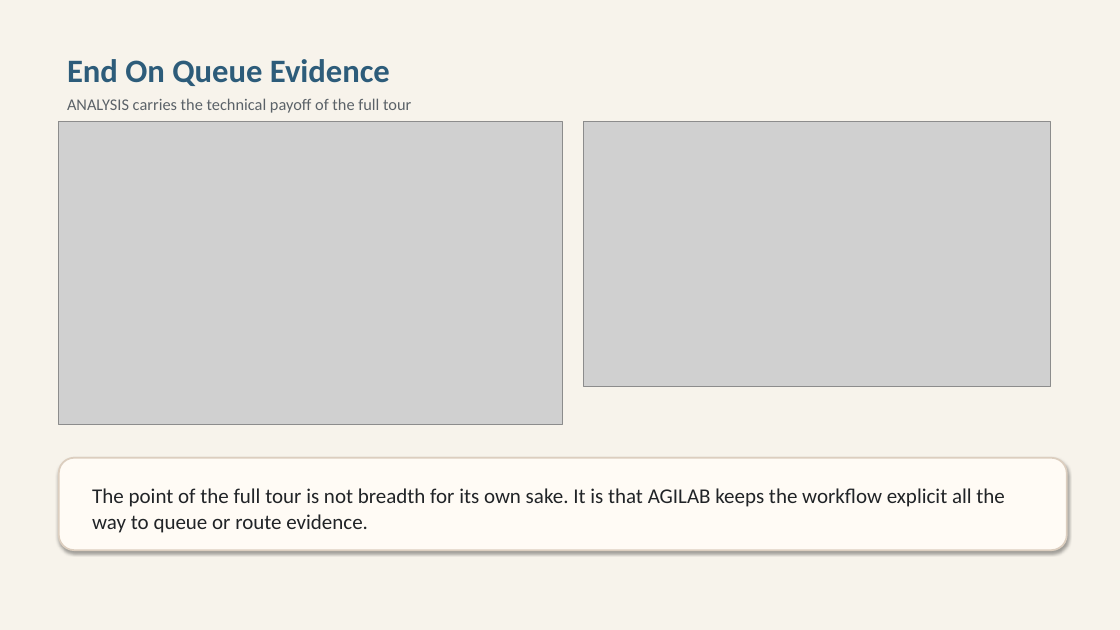
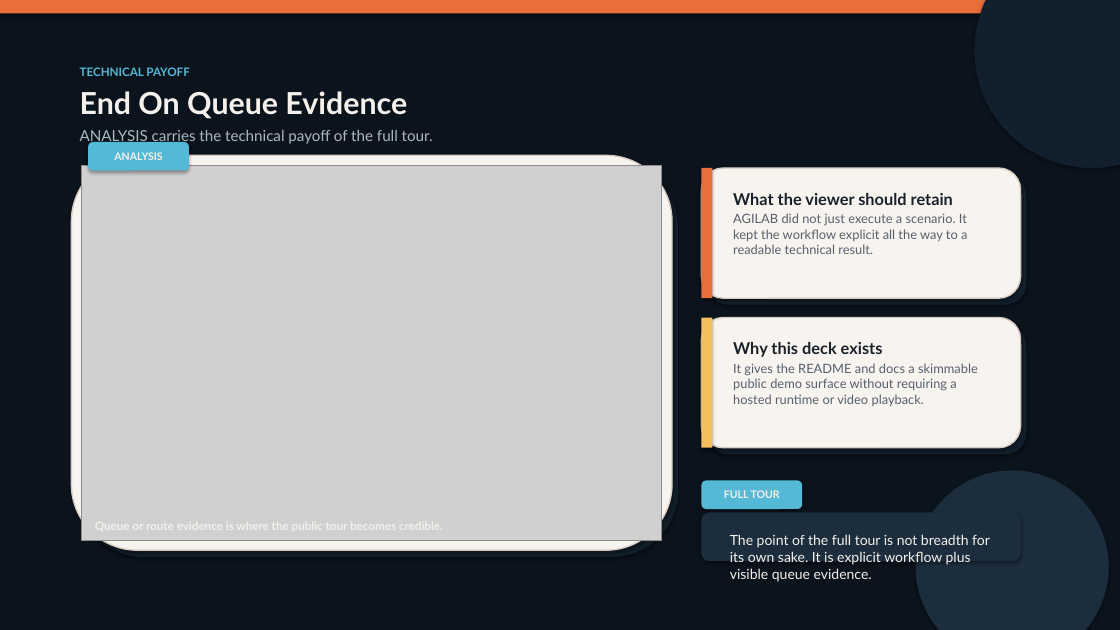
Before and after one commit to ThalesGroup/agilab, a slide deck: slide 4 of docs/source/AGILAB_UAV_Full_Tour_Slides.pptx. Drawn at 1120x630 pixels with LibreOffice and Linux fonts; fonts in the diff are those of the drawing; grey boxes stand for pictures. Boxes give left, top, right and bottom in pixels: in the first picture for what was removed or moved away, otherwise in the second. Text is boxed around its words. In the diff, an @@ line names an element or a change of style, - is before the commit and + after.

Commit message:
docs(demos): redesign slideshow decks

```diff
--- a/docs/source/AGILAB_UAV_Full_Tour_Slides.pptx
+++ b/docs/source/AGILAB_UAV_Full_Tour_Slides.pptx
@@ background #F7F3EB to #0B131D @@
@@ rectangle added at (0, 0, 1120, 13), fill #E86E3A @@
@@ ellipse added at (975, 0, 1120, 168), fill #12202D @@
@@ text "End On Queue Evidence": place and size @@
-text "End On Queue Evidence" at (67, 59, 411, 113)
+text "End On Queue Evidence" at (80, 91, 433, 144)
@@ text added at (80, 67, 189, 76), 10 pt, text #54B9D6, bold @@
+TECHNICAL PAYOFF
@@ text at (80, 91, 407, 119): size 28 to 26 pt, font Calibri to Lato, text colour #2D5C7A to #F4F0EB in "End On Queue Evidence"; more space between paragraphs @@
@@ rounded rectangle added at (88, 142, 189, 171), fill #54B9D6, 9 pt, text #F4F0EB, bold @@
+ANALYSIS
@@ text at (152, 130, 433, 144): text changed; size 14 to 13 pt; font Calibri to Lato; text colour #5B6268 to #ABB7C4 @@
-ANALYSIS carries the technical payoff of the full tour
+ANALYSIS carries the technical payoff of the full tour.
@@ picture removed at (584, 122, 1050, 386) @@
@@ rounded rectangle added at (71, 155, 672, 550), fill #F7F3EE, outline #D6CCC1 1.2 pt @@
@@ rounded rectangle added at (77, 162, 678, 557), fill #12202D @@
@@ picture: place and size @@
-picture at (59, 122, 563, 424)
+picture at (82, 166, 662, 540)
@@ rounded rectangle added at (702, 168, 1021, 298), fill #F7F3EE, outline #D6CCC1 1.2 pt @@
@@ rectangle added at (702, 168, 712, 298), fill #E86E3A @@
@@ rounded rectangle added at (707, 175, 1027, 305), fill #12202D @@
@@ text added at (733, 193, 967, 254), 11 pt, text #57606D @@
+What the viewer should retain
+AGILAB did not just execute a scenario. It kept the workflow explicit all the way to a readable technical result.
@@ rounded rectangle added at (702, 318, 1021, 448), fill #F7F3EE, outline #D6CCC1 1.2 pt @@
@@ rectangle added at (702, 318, 712, 448), fill #F5BF5B @@
@@ rounded rectangle added at (707, 324, 1027, 455), fill #12202D @@
@@ text added at (733, 342, 978, 406), 11 pt, text #57606D @@
+Why this deck exists
+It gives the README and docs a skimmable public demo surface without requiring a hosted runtime or video playback.
@@ rounded rectangle removed at (59, 458, 1067, 550) @@
@@ ellipse added at (916, 471, 1109, 630), fill #1C2D3D @@
@@ rounded rectangle added at (702, 481, 802, 509), fill #54B9D6, 9 pt, text #F4F0EB, bold @@
+FULL TOUR
@@ rounded rectangle added at (702, 513, 1021, 561), fill #1C2D3D @@
@@ text at (730, 534, 990, 582): text changed; size 18 to 12 pt; font Calibri to Lato; text colour #212427 to #F4F0EB @@
-The point of the full tour is not breadth for its own sake. It is that AGILAB keeps the workflow explicit all the way to queue or route evidence.
+The point of the full tour is not breadth for its own sake. It is explicit workflow plus visible queue evidence.
```
Also in this commit, not shown: 3 other slides changed, 2 other files.
